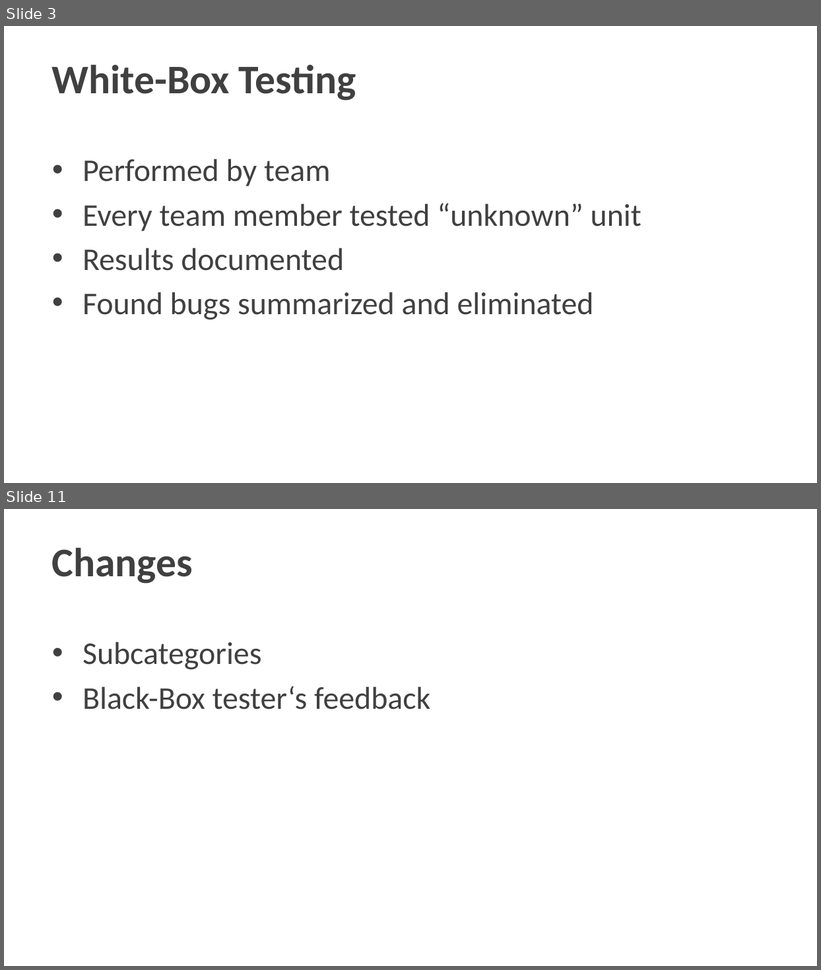
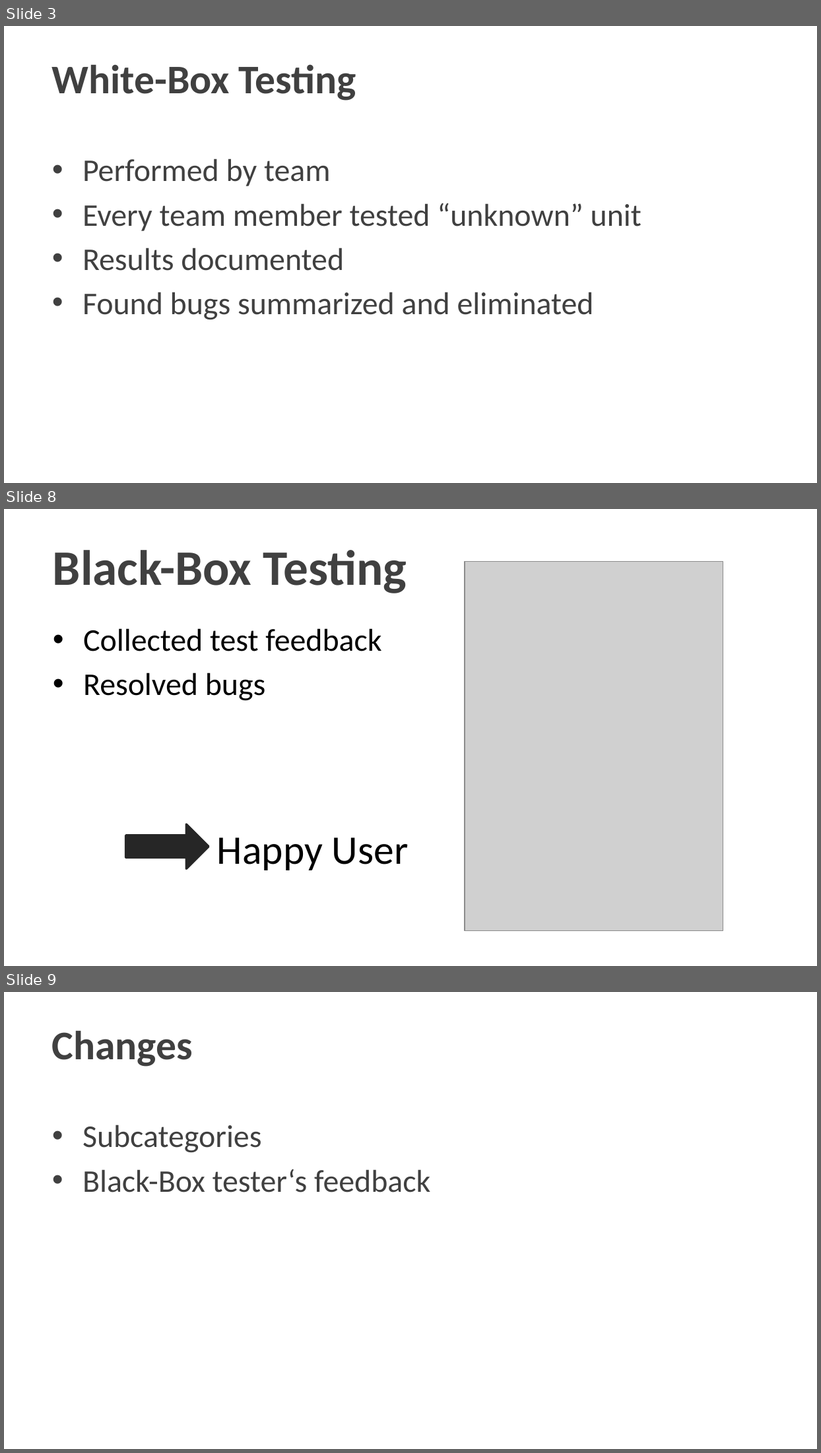
Before and after one commit to Dean161/Timebox, a slide deck: Publishments/03_Presentations/CurryWurst_TestCaseDesign.pptx. Shown one above the other, each under a label of ours: slides 3 and 11 before the commit, slides 3, 8 and 9 after it; the slides between them are not shown. The pictures are 821x970 and 821x1453 pixels, drawn with LibreOffice and Linux fonts; fonts in the diff are those of the drawing; grey boxes stand for pictures; background and template pictures are left out. Boxes give left, top, right and bottom in pixels: in the first picture for what was removed or moved away, otherwise in the second. Text is boxed around its words. In the diff, an @@ line names an element or a change of style, - is before the commit and + after.

```diff
--- a/Publishments/03_Presentations/CurryWurst_TestCaseDesign.pptx
+++ b/Publishments/03_Presentations/CurryWurst_TestCaseDesign.pptx
@@ slide 8 added at <box>4,509,817,966</box>, background picture (left out) @@
@@ title added at <box>53,550,407,593</box>, 44 pt, text #404040, bold @@
+Black-Box Testing
@@ picture added at <box>465,562,723,932</box> @@
@@ text added at <box>83,628,382,701</box>, 28 pt, text #000000 @@
+• Collected test feedback
+• Resolved bugs
@@ right arrow added at <box>126,824,209,869</box>, fill #262626, outline #262626 2 pt @@
@@ text added at <box>217,838,409,871</box>, 36 pt, text #000000 @@
+Happy User
@@ what was slide 11 is now slide 9 @@
```
Also in this commit, not shown: 2 slides changed, 3 other slides added, 6 slides removed, 11 other files.
